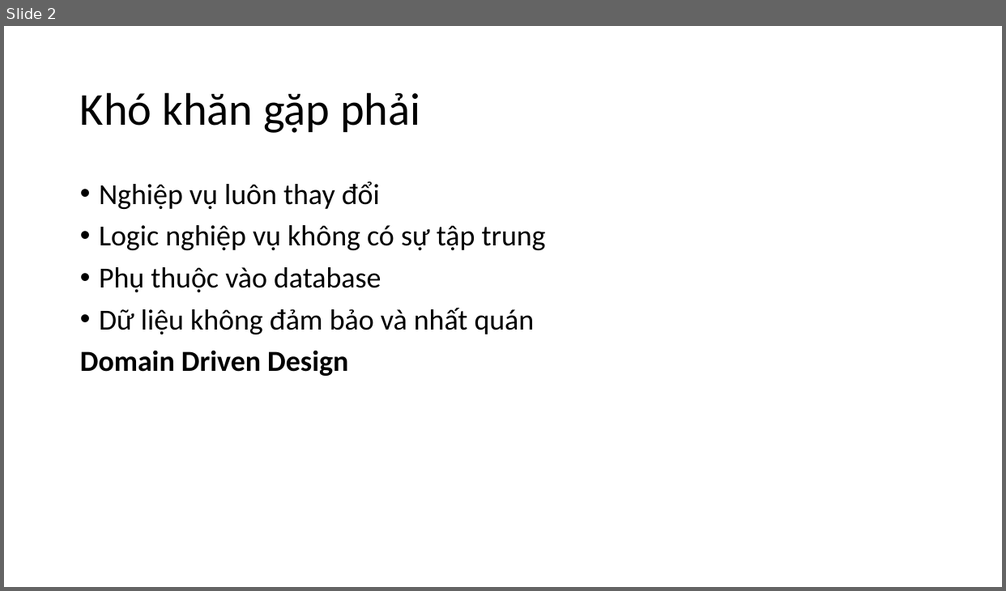
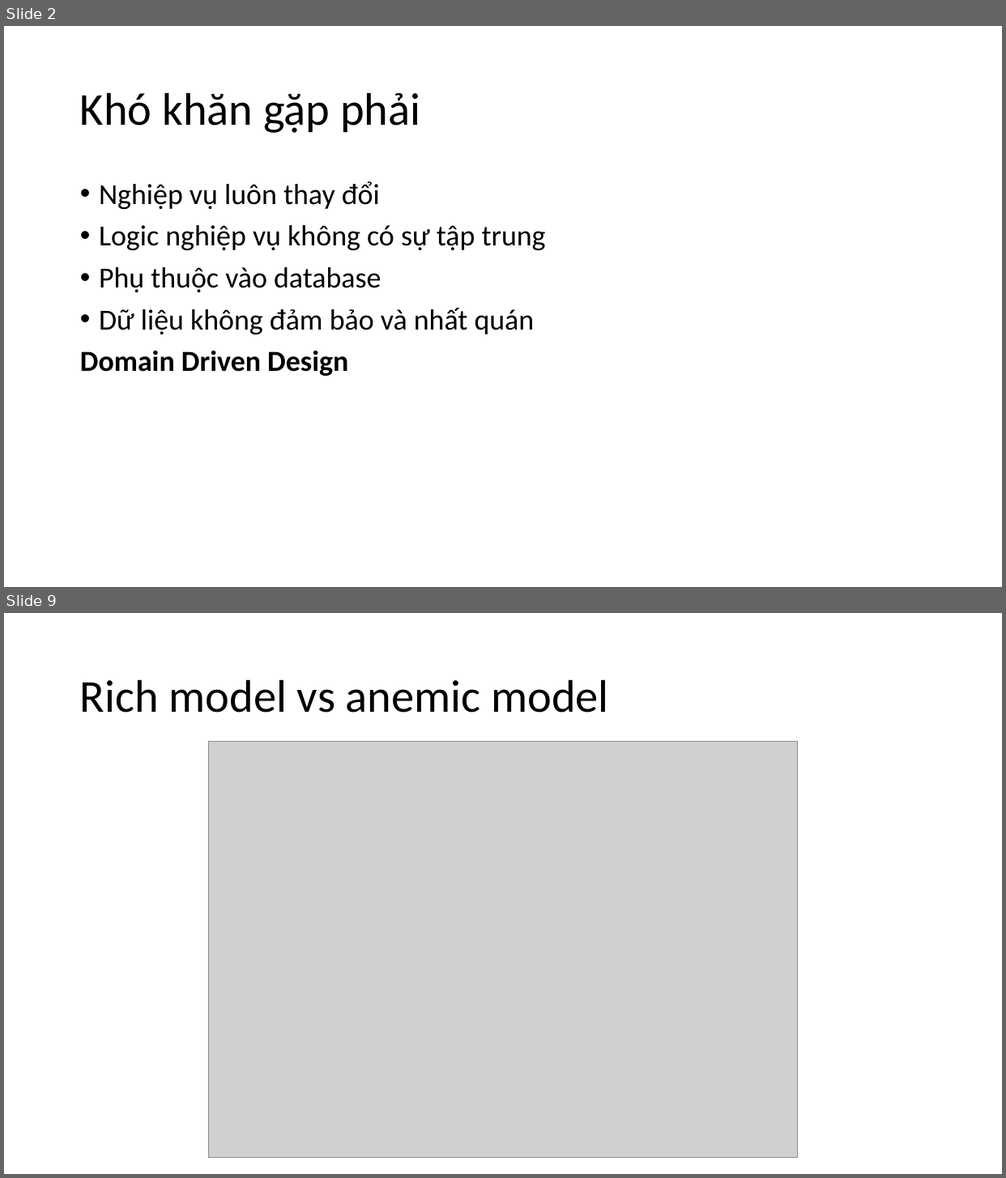
Before and after one commit to truongdinhthien/DDD-Docs, a slide deck: DDD.pptx. Shown one above the other, each under a label of ours: slide 2 before the commit, slides 2 and 9 after it; the slides between them are not shown. The pictures are 1006x591 and 1006x1178 pixels, drawn with LibreOffice and Linux fonts; fonts in the diff are those of the drawing; grey boxes stand for pictures. Boxes give left, top, right and bottom in pixels: in the first picture for what was removed or moved away, otherwise in the second. Text is boxed around its words. In the diff, an @@ line names an element or a change of style, - is before the commit and + after.

```diff
--- a/DDD.pptx
+++ b/DDD.pptx
@@ slide 9 added at (4, 613, 1002, 1174), background #FFFFFF @@
@@ title added at (80, 679, 608, 713), 44 pt, text #000000 @@
+Rich model vs anemic model
@@ picture added at (208, 742, 798, 1158) @@
```
Also in this commit, not shown: 5 slides changed, 4 other slides added, 1 other file.
